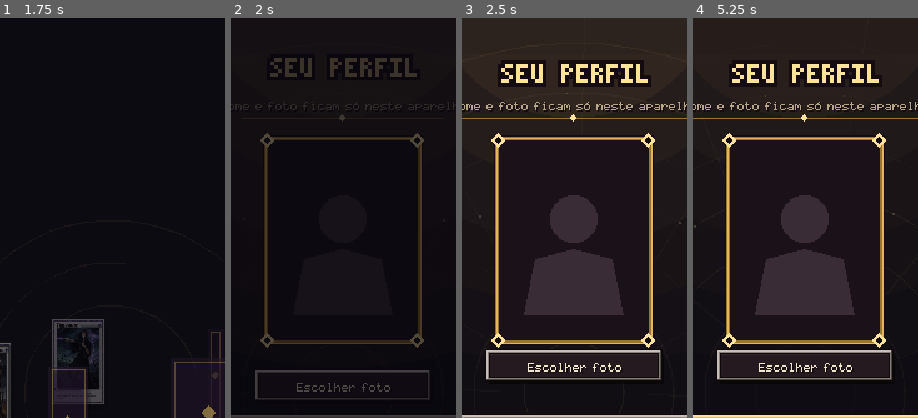
Above: before the commit, frames 1-4 (left to right).
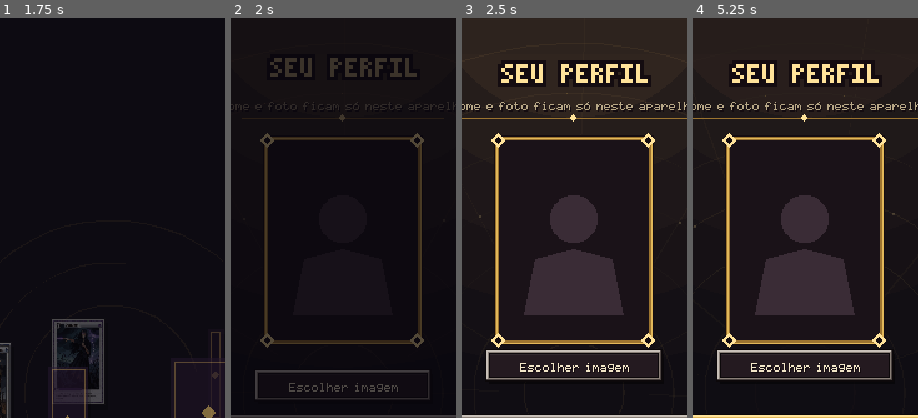
Above: after the commit, the same moments.

Repository: Sapyst/KodeX-Card-Game
Game: Godot game, scene res://carregamento.tscn
Same seed, same stepped clock (60 frames per second), same inputs: the game is played once before the commit and once after it.
Inputs (mouse positions are % of the whole screen's width and height, from its top left):
- Up to frame 1 (1.75 s): move the mouse to (72, 45) at 0.52 s; click (72, 45) at 0.67 s; drag from (30, 55) to (45, 70) at 1.27 s
- Up to frame 2 (2 s): no input
- Up to frame 3 (2.5 s): move the mouse to (60, 28) at 2.02 s; click (60, 28) at 2.17 s
- Up to frame 4 (5.25 s): tap Enter at 2.75, 5 s; drag from (45, 70) to (20, 35) at 2.77 s; tap Space at 3.5 s; move the mouse to (80, 65) at 3.52 s; click (80, 65) at 3.67 s; drag from (20, 35) to (35, 25) at 4.27 s; move the mouse to (55, 50) at 5.02 s; click (55, 50) at 5.17 s
The pictures show only the part of the screen within x 25-75%, y 0-50%; the shares and areas given below are measured in that part.

Frame 1 is identical in both runs. In frame 2, 0.3% of the frame differs, in the area x 25-75%, y 91-94%; in frame 3, 0.3%; in frame 4, 0.3%.

Commit message:
v0.7.6-alpha: imagens padrão do perfil e envio de foto que funciona no iPhone (web)
- Nova tela "Sua imagem": 4 imagens padrão (Silas, Lin, Ilka, Moema) com um toque, ou "Enviar foto do aparelho"
- Web/iPhone: o seletor de arquivo é armado quando o dedo encosta no botão e o click() roda no soltar,
  dentro do gesto do usuário (o Safari bloqueava o seletor aberto fora do gesto)

Co-Authored-By: Claude Opus 5.5 <noreply@anthropic.com>

Diff:
--- a/godot/dados/ui_en.json
+++ b/godot/dados/ui_en.json
@@ -216,5 +216,9 @@
  "Início": "Home",
  "Opções": "Options",
  "idioma e informações": "language and info",
- "pinça para ampliar": "pinch to zoom"
+ "pinça para ampliar": "pinch to zoom",
+ "Escolher imagem": "Choose picture",
+ "Sua imagem": "Your picture",
+ "escolha uma ou envie uma foto": "pick one or upload a photo",
+ "Enviar foto do aparelho": "Upload a photo"
 }
--- a/godot/fluxo.gd
+++ b/godot/fluxo.gd
@@ -223,6 +223,9 @@
 			var tt := float(k)
 			get_tree().create_timer(tt).timeout.connect(func() -> void:
 				get_viewport().get_texture().get_image().save_png(OS.get_environment("GD_PRINTS_DIR") + "/p_%05.2f.png" % tt))
+	if OS.get_environment("GD_TESTE_AVATAR") != "":
+		_ir("avatar")
+		get_tree().create_timer(1.5).timeout.connect(mp.aplicar_avatar.bind("taoismo"))
 	if OS.get_environment("GD_TESTE_ABAS") != "":             # teste: percorre as abas pela barra
 		for k in [1, 3, 2, 4, 0]:
 			get_tree().create_timer(1.2 + [1, 3, 2, 4, 0].find(k) * 1.4).timeout.connect(trocar_aba.bind(k))
@@ -303,12 +306,18 @@
 			_botao(Rect2(110, 604, 140, 26), "Voltar", func() -> void: _ir("colecao"))
 		"perfil":
 			mp.entrar_perfil()
-			_botao(Rect2(110, 266, 140, 24), "Escolher foto", mp.escolher_foto)
+			_botao(Rect2(110, 266, 140, 24), "Escolher imagem", func() -> void: _ir("avatar"))
 			_botao(Rect2(90, 420, 180, 30), "Continuar", func() -> void:
 				if str(Sessao.perfil.get("nome", "")).strip_edges() == "":
 					mp.avisar(Sessao.t("Escreva seu nome."))
 				else:
 					_ir("titulo"))
+		"avatar":
+			for k in MenuPerfil.AVATARES.size():
+				_botao(Rect2(62 + (k % 2) * 136, 96 + (k / 2) * 178, 100, 133), "", mp.aplicar_avatar.bind(MenuPerfil.AVATARES[k]),
+					{"avatar": MenuPerfil.AVATARES[k], "desenho": func(b: Dictionary, r: Rect2, pr: float) -> void: mp.botao_avatar(b, r, pr)})
+			_botao(Rect2(70, 466, 220, 30), "Enviar foto do aparelho", mp.escolher_foto, {"web_upload": true})
+			_botao(Rect2(110, 510, 140, 26), "Voltar", func() -> void: _ir("perfil"))
 		"recorte":
 			_botao(Rect2(96, 440, 40, 26), "-", func() -> void: mp.zoom(1.0 / 1.15))
 			_botao(Rect2(224, 440, 40, 26), "+", func() -> void: mp.zoom(1.15))
@@ -567,6 +576,8 @@
 		if (botoes[i]["rect"] as Rect2).has_point(p):
 			apertado = i
 			vibrar(10, 0.35)
+			if botoes[i].has("web_upload"):
+				mp.armar_upload_web()             # web/iPhone: o seletor abre quando o dedo sai, dentro do gesto
 			return
 
 
@@ -809,6 +820,8 @@
 			bo.desenhar_booster()
 		"perfil":
 			mp.desenhar_perfil()
+		"avatar":
+			mp.desenhar_avatares()
 		"recorte":
 			mp.desenhar_recorte()
 		"decks":
--- a/godot/menu_perfil.gd
+++ b/godot/menu_perfil.gd
@@ -59,6 +59,59 @@
 	_carregar_foto()
 
 
+const AVATARES := ["alta_magia", "taoismo", "bruxaria", "indigena"]
+
+
+## Imagem padrão: o retrato do personagem (recortado do topo, 3:4) sobre o fundo na cor da tradição.
+func imagem_avatar(id: String) -> Image:
+	var tex := Carta.textura("retrato", id, "png")
+	var out := Image.create(300, 400, false, Image.FORMAT_RGBA8)
+	var cor: Color = Color(Sessao.personagem(id).get("cor", "#3a3050")).darkened(0.35)
+	out.fill(cor)
+	for y in 400:                                         # degradê escuro para baixo
+		out.fill_rect(Rect2i(0, y, 300, 1), cor.darkened(0.55 * float(y) / 400.0))
+	if tex:
+		var im := tex.get_image()
+		im.convert(Image.FORMAT_RGBA8)
+		var w := im.get_width()
+		var lado := int(w * 0.86)
+		var reg := im.get_region(Rect2i(int(w * 0.07), 0, lado, mini(int(lado * 4.0 / 3.0), im.get_height())))
+		reg.resize(300, int(300.0 * reg.get_height() / reg.get_width()), Image.INTERPOLATE_LANCZOS)
+		out.blend_rect(reg, Rect2i(0, 0, reg.get_width(), mini(reg.get_height(), 400)), Vector2i(0, 0))
+	return out
+
+
+func aplicar_avatar(id: String) -> void:
+	imagem_avatar(id).save_png(Sessao.FOTO)
+	Sessao.perfil["tem_foto"] = true
+	Sessao.perfil["avatar"] = id
+	Sessao.salvar()
+	_carregar_foto()
+	f.vibrar(18, 0.6)
+	f._ir("perfil")
+
+
+var _tex_avatar := {}
+
+
+func botao_avatar(b: Dictionary, r: Rect2, pressao: float) -> void:
+	var id: String = b["avatar"]
+	if not _tex_avatar.has(id):
+		_tex_avatar[id] = ImageTexture.create_from_image(imagem_avatar(id))
+	var sel: bool = str(Sessao.perfil.get("avatar", "")) == id
+	var rr := Rect2(r.position + Vector2(0, pressao), r.size)
+	moldura_foto(rr, _tex_avatar[id])
+	if sel:
+		var pul := 0.6 + 0.4 * sin(f.tempo * 4.0)
+		f.draw_rect(rr.grow(6), Color(1.0, 0.85, 0.4, 0.5 * pul), false, 2.0)
+	PixelFonte.centrado(f, Vector2(rr.get_center().x, rr.end.y + 10), PixelFonte.normalizar(str(Sessao.personagem(id).get("nome", id)).split(" ")[0]), f.OURO[0] if sel else f.CREME, 1, f.ESCURO)
+
+
+func desenhar_avatares() -> void:
+	f._cabecalho(Sessao.t("Sua imagem"), Sessao.t("escolha uma ou envie uma foto"))
+	_desenhar_aviso()
+
+
 func _carregar_foto() -> void:
 	foto_tex = null
 	if Sessao.perfil.get("tem_foto", false) and FileAccess.file_exists(Sessao.FOTO):
@@ -224,11 +277,31 @@
 
 
 func _escolher_web() -> void:
-	_cb_web = JavaScriptBridge.create_callback(_ao_arquivo_web)
-	JavaScriptBridge.get_interface("window").kodexFoto = _cb_web
-	JavaScriptBridge.eval("""(function(){var i=document.createElement('input');i.type='file';i.accept='image/*';
-		i.onchange=function(e){var f=e.target.files[0];if(!f)return;var r=new FileReader();
-		r.onload=function(){window.kodexFoto(r.result)};r.readAsDataURL(f);};i.click();})()""", true)
+	armar_upload_web()                       # fallback (navegadores que aceitam click() fora do gesto)
+	JavaScriptBridge.eval("if(window.kodexInput){window.kodexInput.click();}", true)
+
+
+## Safari/iPhone só abre o seletor de arquivo se input.click() acontecer DENTRO do gesto do usuário. O Godot recebe
+## o toque depois que o navegador já o processou, então armamos um ouvinte no "pointerup"/"touchend" do próprio
+## documento quando o dedo ENCOSTA no botão: o click() roda quando o dedo sai, ainda dentro do gesto.
+func armar_upload_web() -> void:
+	if not OS.has_feature("web"):
+		return
+	if _cb_web == null:
+		_cb_web = JavaScriptBridge.create_callback(_ao_arquivo_web)
+		JavaScriptBridge.get_interface("window").kodexFoto = _cb_web
+	JavaScriptBridge.eval("""(function(){
+		var i=window.kodexInput;
+		if(!i){i=document.createElement('input');i.type='file';i.accept='image/*';
+			i.style.position='fixed';i.style.left='-1000px';i.style.top='0';i.style.opacity='0';
+			document.body.appendChild(i);window.kodexInput=i;
+			i.addEventListener('change',function(e){var f=e.target.files[0];if(!f)return;var r=new FileReader();
+				r.onload=function(){window.kodexFoto(r.result)};r.readAsDataURL(f);i.value='';});}
+		var abrir=function(){document.removeEventListener('pointerup',abrir,true);document.removeEventListener('touchend',abrir,true);
+			window.kodexArmado=false;i.click();};
+		if(!window.kodexArmado){window.kodexArmado=true;
+			document.addEventListener('pointerup',abrir,true);document.addEventListener('touchend',abrir,true);}
+	})()""", true)
 
 
 func _ao_arquivo_web(args: Array) -> void:
--- a/godot/project.godot
+++ b/godot/project.godot
@@ -3,7 +3,7 @@
 
 [application]
 config/name="KodeX"
-config/version="0.7.5-alpha"
+config/version="0.7.6-alpha"
 run/main_scene="res://carregamento.tscn"
 boot_splash/show_image=false
 boot_splash/bg_color=Color(0.051, 0.043, 0.071, 1)
Not shown, changed: godot/export_presets.cfg
